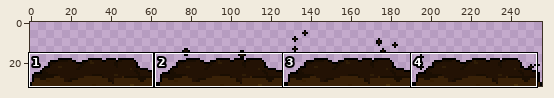
Sprite sheet: grafiikka/EnemyDirt-Sheet.png. Above, an overview of the earlier version with the close-up marked.
Close-up. Before the edit:
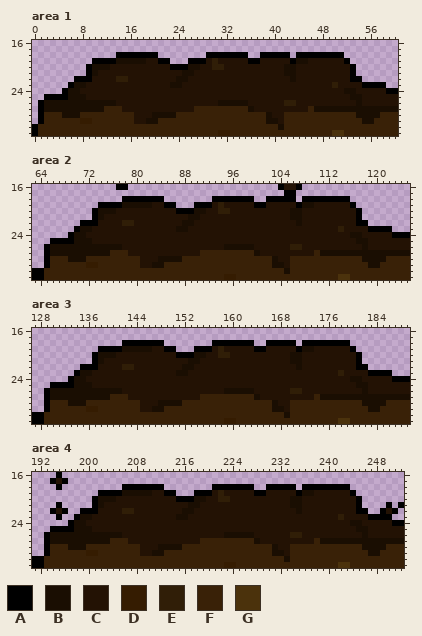
The file is 256x32 pixels. Colours within 5 levels of each other are drawn and written as one. Shown: area 1: x 0..60, y 16..31; area 2: x 63..125, y 16..31; area 3: x 127..189, y 16..31; area 4: x 191..252, y 16..31.
Palette (. is transparent): A #000000  B #1a0e02  C #231204  D #351c01  E #301e07  F #392107  G #4b320c
Pixels before, area 1, first column x 0:
18 ..............AAAAAAA........AAAAAAA..AAAAA.AAAAAAAA.........
19 ..........AAAABBBBBCCAA...AAACECCCCCAACCCCCABBCCCCCCA........
20 .........ABBBCCCCCCCCCCAAABBCCEECCCCCCCCCCBBCCCCCCCCCA.......
21 .........ABCCCCCCCCCCCCCCBBCCCCCCCCCCCCCCCBBCCCCCCCCCA.......
22 .......AAACCCCEECCCCCCCCBBCCCCCCCCCCCCCCCCCBCCCCCCCCCAA......
23 ......ABBCCCCCCCCCCCCCCBBCCCCCCCCCCCCCCCCCCCCCCCCCECCCCAAAA..
24 .....ABBCCCCCCCCCCCCCCCCCCCCCCCCCCCCCCCCCCCCCCCCCCCCBBCCCCCAA
25 ..AAAABBBCCCCCCCCCCCCCCCCCCCCCCCCCCCCCCCCCCCCCCCCCCCCBBCCCCCC
26 .ABBBBBBBBBBBBCCCCCCCCCCCCCCCCCBBBBBCCCCCCEECCCCCCCCCCBCCCCCC
27 .ABBBBBBBBBBFFFCCCCCCCCCCCCFFFFFFFFFBCCCCCCCCCFBBBBBBBBBBBBBB
28 .AFFFBBBFFFFFFFFFCCCBBBBFFFFFFFFFFFFFFFBCCFFFFFFFFFFFFBBBBFFF
29 .AFFFFFFDDFFFFFFFCCBBFFFFFFFFFFFFFFFFFFBBCFFFFFFFFFFFFFBBFFFF
30 AFFFFFFFFFFFFFFFFFFFFFFFFFFFFFFFFFFFFFFFFBFFFFFFFFFFFFFFFFFFF
31 AFFFFFFFFFFFFFFFFFFFFFFFFFFFFFFDDFFFFFFFFFFFFFFFFFGGFFFFFFFFF
Pixels before, area 2, first column x 63:
16 ..............AA.........................ACCA..................
17 ..........................................AA...................
18 ...............AAAAAAA........AAAAAAA..AAAAA.AAAAAAAA..........
19 ...........AAAABBBBBCCAA...AAACECCCCCAACCCCCABBCCCCCCA.........
20 ..........ABBBCCCCCCCCCCAAABBCCEECCCCCCCCCCBBCCCCCCCCCA........
21 ..........ABCCCCCCCCCCCCCCBBCCCCCCCCCCCCCCCBBCCCCCCCCCA........
22 ........AAACCCCEECCCCCCCCBBCCCCCCCCCCCCCCCCCBCCCCCCCCCAA.......
23 .......ABBCCCCCCCCCCCCCCBBCCCCCCCCCCCCCCCCCCCCCCCCCECCCCAAAA...
24 ......ABBCCCCCCCCCCCCCCCCCCCCCCCCCCCCCCCCCCCCCCCCCCCCBBCCCCCAAA
25 ...AAAABBBCCCCCCCCCCCCCCCCCCCCCCCCCCCCCCCCCCCCCCCCCCCCBBCCCCCCC
26 ..ABBBBBBBBBBBBCCCCCCCCCCCCCCCCCBBBBBCCCCCCEECCCCCCCCCCBCCCCCCC
27 ..ABBBBBBBBBBFFFCCCCCCCCCCCCFFFFFFFFFBCCCCCCCCCFBBBBBBBBBBBBBBB
28 ..AFFFBBBFFFFFFFFFCCCBBBBFFFFFFFFFFFFFFFBCCFFFFFFFFFFFFBBBBFFFF
29 ..AFFFFFFDDFFFFFFFCCBBFFFFFFFFFFFFFFFFFFBBCFFFFFFFFFFFFFBBFFFFF
30 AAFFFFFFFFFFFFFFFFFFFFFFFFFFFFFFFFFFFFFFFFBFFFFFFFFFFFFFFFFFFFF
31 AAFFFFFFFFFFFFFFFFFFFFFFFFFFFFFFDDFFFFFFFFFFFFFFFFFGGFFFFFFFFFF
Pixels before, area 3, first column x 127:
18 ...............AAAAAAA........AAAAAAA..AAAAA.AAAAAAAA..........
19 ...........AAAABBBBBCCAA...AAACECCCCCAACCCCCABBCCCCCCA.........
20 ..........ABBBCCCCCCCCCCAAABBCCEECCCCCCCCCCBBCCCCCCCCCA........
21 ..........ABCCCCCCCCCCCCCCBBCCCCCCCCCCCCCCCBBCCCCCCCCCA........
22 ........AAACCCCEECCCCCCCCBBCCCCCCCCCCCCCCCCCBCCCCCCCCCAA.......
23 .......ABBCCCCCCCCCCCCCCBBCCCCCCCCCCCCCCCCCCCCCCCCCECCCCAAAA...
24 ......ABBCCCCCCCCCCCCCCCCCCCCCCCCCCCCCCCCCCCCCCCCCCCCBBCCCCCAAA
25 ...AAAABBBCCCCCCCCCCCCCCCCCCCCCCCCCCCCCCCCCCCCCCCCCCCCBBCCCCCCC
26 ..ABBBBBBBBBBBBCCCCCCCCCCCCCCCCCBBBBBCCCCCCEECCCCCCCCCCBCCCCCCC
27 ..ABBBBBBBBBBFFFCCCCCCCCCCCCFFFFFFFFFBCCCCCCCCCFBBBBBBBBBBBBBBB
28 ..AFFFBBBFFFFFFFFFCCCBBBBFFFFFFFFFFFFFFFBCCFFFFFFFFFFFFBBBBFFFF
29 ..AFFFFFFDDFFFFFFFCCBBFFFFFFFFFFFFFFFFFFBBCFFFFFFFFFFFFFBBFFFFF
30 AAFFFFFFFFFFFFFFFFFFFFFFFFFFFFFFFFFFFFFFFFBFFFFFFFFFFFFFFFFFFFF
31 AAFFFFFFFFFFFFFFFFFFFFFFFFFFFFFFDDFFFFFFFFFFFFFFFFFGGFFFFFFFFFF
Pixels before, area 4, first column x 191:
16 ....A.........................................................
17 ...ACA........................................................
18 ....A..........AAAAAAA........AAAAAAA..AAAAA.AAAAAAAA.........
19 ...........AAAABBBBBCCAA...AAACECCCCCAACCCCCABBCCCCCCA........
20 ..........ABBBCCCCCCCCCCAAABBCCEECCCCCCCCCCBBCCCCCCCCCA.......
21 ....A.....ABCCCCCCCCCCCCCCBBCCCCCCCCCCCCCCCBBCCCCCCCCCA....A.A
22 ...ACA..AAACCCCEECCCCCCCCBBCCCCCCCCCCCCCCCCCBCCCCCCCCCAA..ACA.
23 ....A..ABBCCCCCCCCCCCCCCBBCCCCCCCCCCCCCCCCCCCCCCCCCECCCCAAAA..
24 ......ABBCCCCCCCCCCCCCCCCCCCCCCCCCCCCCCCCCCCCCCCCCCCCBBCCCCCAA
25 ...AAAABBBCCCCCCCCCCCCCCCCCCCCCCCCCCCCCCCCCCCCCCCCCCCCBBCCCCCC
26 ..ABBBBBBBBBBBBCCCCCCCCCCCCCCCCCBBBBBCCCCCCEECCCCCCCCCCBCCCCCC
27 ..ABBBBBBBBBBFFFCCCCCCCCCCCCFFFFFFFFFBCCCCCCCCCFBBBBBBBBBBBBBB
28 ..AFFFBBBFFFFFFFFFCCCBBBBFFFFFFFFFFFFFFFBCCFFFFFFFFFFFFBBBBFFF
29 ..AFFFFFFDDFFFFFFFCCBBFFFFFFFFFFFFFFFFFFBBCFFFFFFFFFFFFFBBFFFF
30 AAFFFFFFFFFFFFFFFFFFFFFFFFFFFFFFFFFFFFFFFFBFFFFFFFFFFFFFFFFFFF
31 AAFFFFFFFFFFFFFFFFFFFFFFFFFFFFFFDDFFFFFFFFFFFFFFFFFGGFFFFFFFFF
The result:
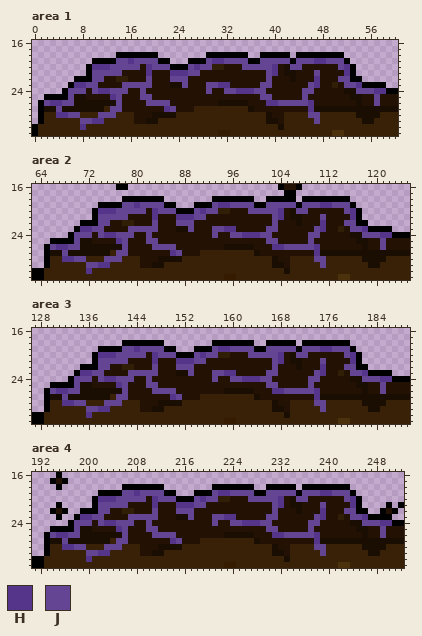
Colours new in this view: H #55358a  J #634593
The author wrote: Päivitetty enemyn kolo
The exact change:
Area 1:
y 19: x 14..20 BBBBBCC -> JJHJJJJ; x 29..35 CECCCCC -> JHHJJJJ; x 38..42 CCCCC -> JJJJJ; x 44..51 BBCCCCCC -> JJJHHJJJ
y 20: x 10..17 BBBCCCCC -> HHHJJJJJ; x 19..22 CCCC -> HJJJ; x 26..29 BBCC -> JHJJ; x 35..40 CCCCCC -> JJJJJH; x 43..44 BC -> JJ; x 51..52 CC -> JH
y 21: x 10..14 BCCCC -> JJJJJ; x 19 C -> H; x 23..27 CCBBC -> HHHJJ; x 39..40 CC -> JH; x 47 C -> J; x 52 C -> H
y 22: x 10..11 CC -> JJ; x 19 C -> J; x 23..25 CBB -> JJJ; x 39 C -> J; x 47 C -> H; x 51..52 CC -> JJ
y 23: x 7..10 BBCC -> HHJJ; x 15..19 CCCCC -> JJJJJ; x 25 C -> J; x 29..32 CCCC -> JJHH; x 38..39 CC -> JJ; x 46..47 CC -> JH; x 52..54 CCC -> JJH
y 24: x 6..8 BBC -> JJJ; x 10..15 CCCCCC -> JHHJJJ; x 18 C -> J; x 29 C -> J; x 32..38 CCCCCCC -> JJHHHJJ; x 45..46 CC -> JJ; x 54..58 CCCCC -> JJJHH
y 25: x 6 B -> J; x 13..14 CC -> HJ; x 18..19 CC -> JJ; x 38..39 CC -> JJ; x 45 C -> J; x 57 C -> J
y 26: x 2..6 BBBBB -> JHHJJ; x 14 C -> J; x 19..22 CCCC -> JJJJ; x 39..46 CCCEECCC -> HHJJJJJH; x 57 C -> J
y 27: x 4 B -> J; x 13..14 FF -> JJ; x 22..23 CC -> HJ; x 46 F -> H
y 28: x 4..7 FBBB -> HHJJ; x 11..13 FFF -> JJJ; x 46..47 FF -> JJ
y 29: x 8..11 DDFF -> JJHH; x 47 F -> J
y 30: x 8 F -> H
Area 2:
y 19: x 78..84 BBBBBCC -> JJHJJJJ; x 93..99 CECCCCC -> JHHJJJJ; x 102..106 CCCCC -> JJJJJ; x 108..115 BBCCCCCC -> JJJHHJJJ
y 20: x 74..81 BBBCCCCC -> HHHJJJJJ; x 83..86 CCCC -> HJJJ; x 90..93 BBCC -> JHJJ; x 99..104 CCCCCC -> JJJJJH; x 107..108 BC -> JJ; x 115..116 CC -> JH
y 21: x 74..78 BCCCC -> JJJJJ; x 83 C -> H; x 87..91 CCBBC -> HHHJJ; x 103..104 CC -> JH; x 111 C -> J; x 116 C -> H
y 22: x 74..75 CC -> JJ; x 83 C -> J; x 87..89 CBB -> JJJ; x 103 C -> J; x 111 C -> H; x 115..116 CC -> JJ
y 23: x 71..74 BBCC -> HHJJ; x 79..83 CCCCC -> JJJJJ; x 89 C -> J; x 93..96 CCCC -> JJHH; x 102..103 CC -> JJ; x 110..111 CC -> JH; x 116..118 CCC -> JJH
y 24: x 70..72 BBC -> JJJ; x 74..79 CCCCCC -> JHHJJJ; x 82 C -> J; x 93 C -> J; x 96..102 CCCCCCC -> JJHHHJJ; x 109..110 CC -> JJ; x 118..122 CCCCC -> JJJHH
y 25: x 70 B -> J; x 77..78 CC -> HJ; x 82..83 CC -> JJ; x 102..103 CC -> JJ; x 109 C -> J; x 121 C -> J
y 26: x 66..70 BBBBB -> JHHJJ; x 78 C -> J; x 83..86 CCCC -> JJJJ; x 103..110 CCCEECCC -> HHJJJJJH; x 121 C -> J
y 27: x 68 B -> J; x 77..78 FF -> JJ; x 86..87 CC -> HJ; x 110 F -> H
y 28: x 68..71 FBBB -> HHJJ; x 75..77 FFF -> JJJ; x 110..111 FF -> JJ
y 29: x 72..75 DDFF -> JJHH; x 111 F -> J
y 30: x 72 F -> H
Area 3:
y 19: x 142..148 BBBBBCC -> JJHJJJJ; x 157..163 CECCCCC -> JHHJJJJ; x 166..170 CCCCC -> JJJJJ; x 172..179 BBCCCCCC -> JJJHHJJJ
y 20: x 138..145 BBBCCCCC -> HHHJJJJJ; x 147..150 CCCC -> HJJJ; x 154..157 BBCC -> JHJJ; x 163..168 CCCCCC -> JJJJJH; x 171..172 BC -> JJ; x 179..180 CC -> JH
y 21: x 138..142 BCCCC -> JJJJJ; x 147 C -> H; x 151..155 CCBBC -> HHHJJ; x 167..168 CC -> JH; x 175 C -> J; x 180 C -> H
y 22: x 138..139 CC -> JJ; x 147 C -> J; x 151..153 CBB -> JJJ; x 167 C -> J; x 175 C -> H; x 179..180 CC -> JJ
y 23: x 135..138 BBCC -> HHJJ; x 143..147 CCCCC -> JJJJJ; x 153 C -> J; x 157..160 CCCC -> JJHH; x 166..167 CC -> JJ; x 174..175 CC -> JH; x 180..182 CCC -> JJH
y 24: x 134..136 BBC -> JJJ; x 138..143 CCCCCC -> JHHJJJ; x 146 C -> J; x 157 C -> J; x 160..166 CCCCCCC -> JJHHHJJ; x 173..174 CC -> JJ; x 182..186 CCCCC -> JJJHH
y 25: x 134 B -> J; x 141..142 CC -> HJ; x 146..147 CC -> JJ; x 166..167 CC -> JJ; x 173 C -> J; x 185 C -> J
y 26: x 130..134 BBBBB -> JHHJJ; x 142 C -> J; x 147..150 CCCC -> JJJJ; x 167..174 CCCEECCC -> HHJJJJJH; x 185 C -> J
y 27: x 132 B -> J; x 141..142 FF -> JJ; x 150..151 CC -> HJ; x 174 F -> H
y 28: x 132..135 FBBB -> HHJJ; x 139..141 FFF -> JJJ; x 174..175 FF -> JJ
y 29: x 136..139 DDFF -> JJHH; x 175 F -> J
y 30: x 136 F -> H
Area 4:
y 19: x 206..212 BBBBBCC -> JJHJJJJ; x 221..227 CECCCCC -> JHHJJJJ; x 230..234 CCCCC -> JJJJJ; x 236..243 BBCCCCCC -> JJJHHJJJ
y 20: x 202..209 BBBCCCCC -> HHHJJJJJ; x 211..214 CCCC -> HJJJ; x 218..221 BBCC -> JHJJ; x 227..232 CCCCCC -> JJJJJH; x 235..236 BC -> JJ; x 243..244 CC -> JH
y 21: x 202..206 BCCCC -> JJJJJ; x 211 C -> H; x 215..219 CCBBC -> HHHJJ; x 231..232 CC -> JH; x 239 C -> J; x 244 C -> H
y 22: x 202..203 CC -> JJ; x 211 C -> J; x 215..217 CBB -> JJJ; x 231 C -> J; x 239 C -> H; x 243..244 CC -> JJ
y 23: x 199..202 BBCC -> HHJJ; x 207..211 CCCCC -> JJJJJ; x 217 C -> J; x 221..224 CCCC -> JJHH; x 230..231 CC -> JJ; x 238..239 CC -> JH; x 244..246 CCC -> JJH
y 24: x 198..200 BBC -> JJJ; x 202..207 CCCCCC -> JHHJJJ; x 210 C -> J; x 221 C -> J; x 224..230 CCCCCCC -> JJHHHJJ; x 237..238 CC -> JJ; x 246..250 CCCCC -> JJJHH
y 25: x 198 B -> J; x 205..206 CC -> HJ; x 210..211 CC -> JJ; x 230..231 CC -> JJ; x 237 C -> J; x 249 C -> J
y 26: x 194..198 BBBBB -> JHHJJ; x 206 C -> J; x 211..214 CCCC -> JJJJ; x 231..238 CCCEECCC -> HHJJJJJH; x 249 C -> J
y 27: x 196 B -> J; x 205..206 FF -> JJ; x 214..215 CC -> HJ; x 238 F -> H
y 28: x 196..199 FBBB -> HHJJ; x 203..205 FFF -> JJJ; x 238..239 FF -> JJ
y 29: x 200..203 DDFF -> JJHH; x 239 F -> J
y 30: x 200 F -> H
